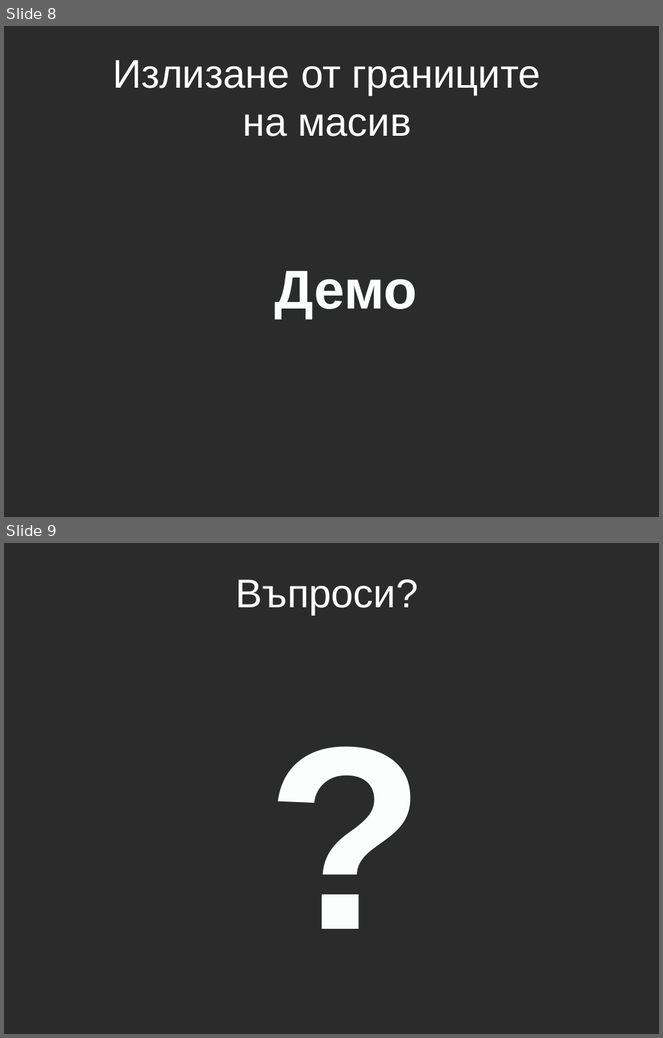
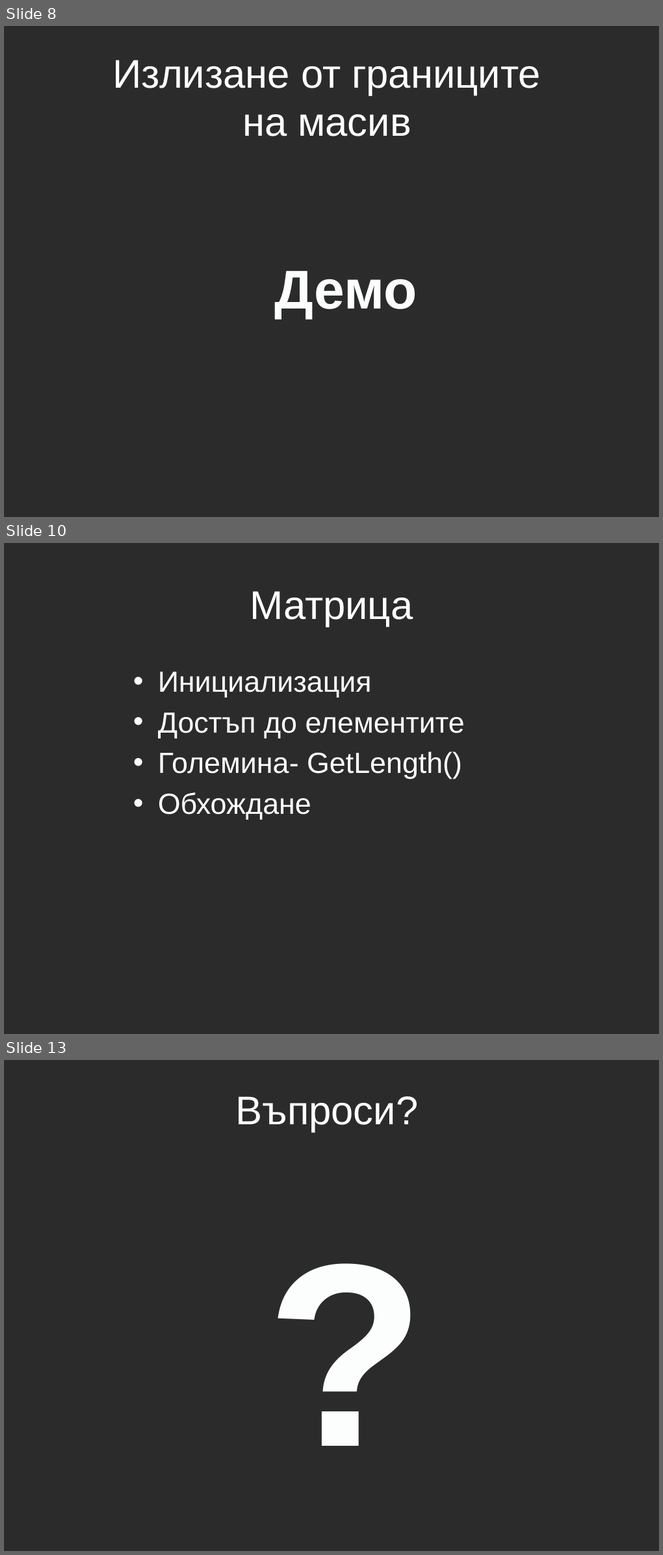
Before and after one commit to aslv/1300ruc, a slide deck: Lection4/Lecture4.pptx. Shown one above the other, each under a label of ours: slides 8 and 9 before the commit, slides 8, 10 and 13 after it; the slides between them are not shown. The pictures are 663x1038 and 663x1555 pixels, drawn with LibreOffice and Linux fonts; fonts in the diff are those of the drawing; background and template pictures are left out; a plain dark background stands for a picture behind light text. Boxes give left, top, right and bottom in pixels: in the first picture for what was removed or moved away, otherwise in the second. Text is boxed around its words. In the diff, an @@ line names an element or a change of style, - is before the commit and + after.

```diff
--- a/Lection4/Lecture4.pptx
+++ b/Lection4/Lecture4.pptx
@@ slide 10 added at box(4, 543, 659, 1034), background picture (left out) @@
@@ title added at box(250, 591, 413, 627), 44 pt, text #FFFFFF @@
+Матрица
@@ text added at box(158, 672, 465, 820), 32 pt, text #FFFFFF @@
+• Инициализация
+• Достъп до елементите
+• Големина- GetLength()
+• Обхождане
@@ what was slide 9 is now slide 13 @@
```
Also in this commit, not shown: 3 other slides added, 4 other files.
